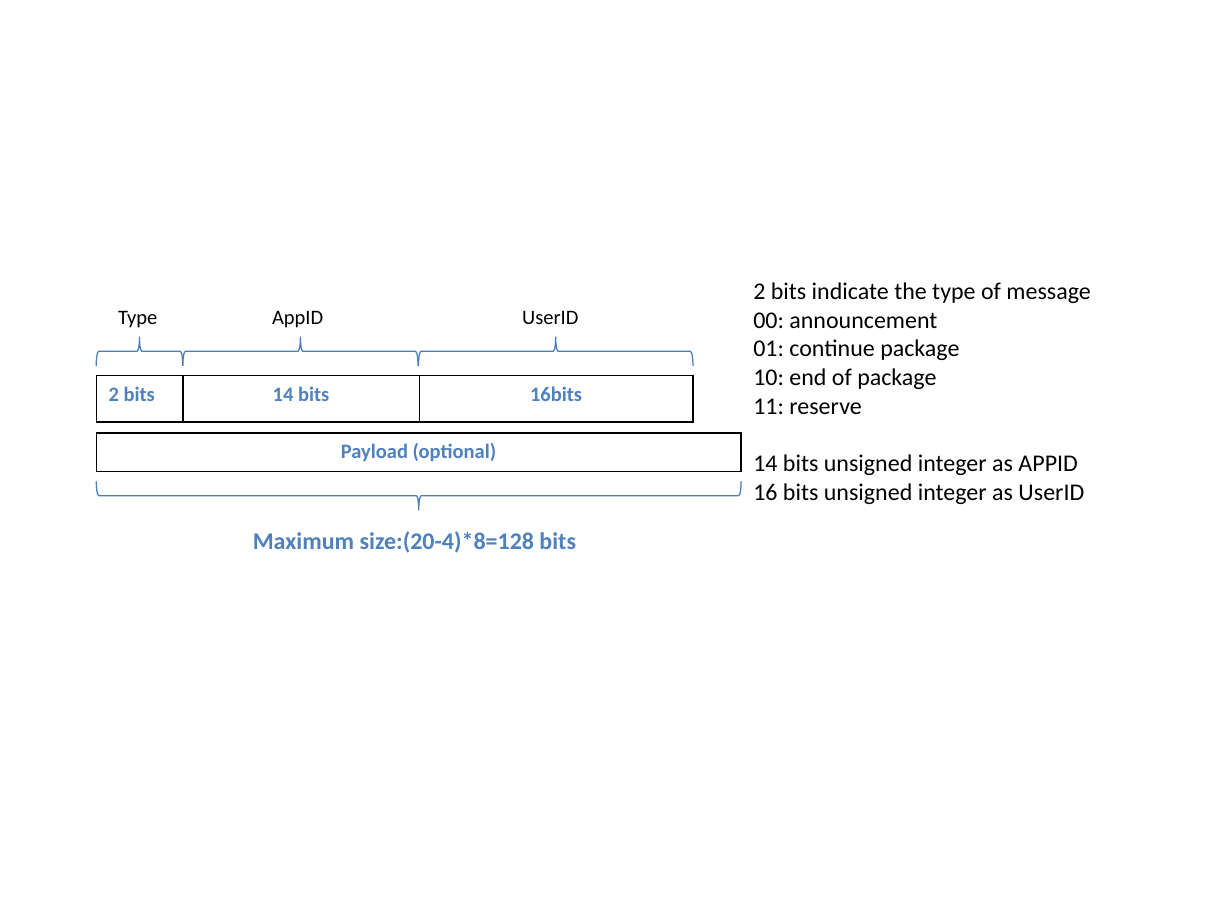
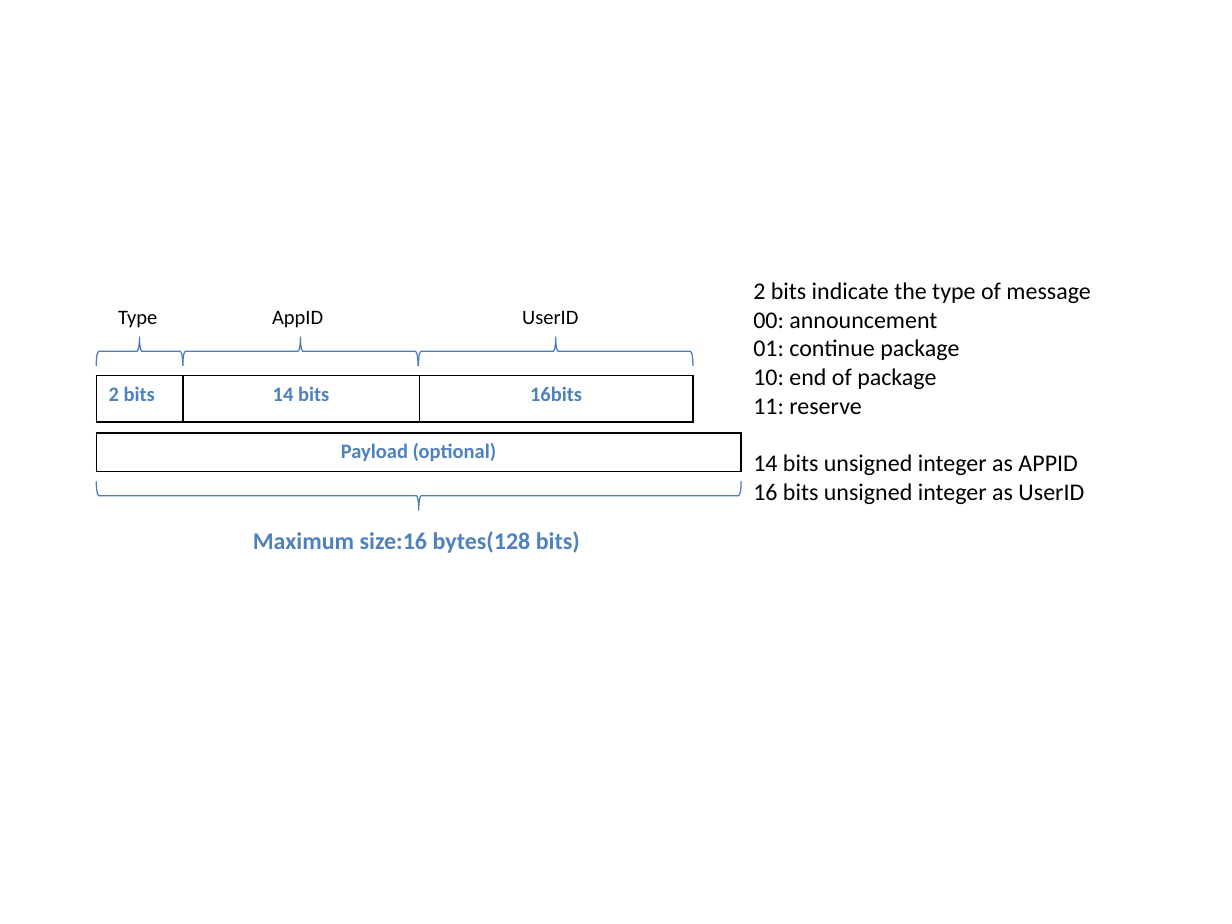
Before and after one commit to chennanoka/Thesis, a slide deck: slide 8 of ThesisImg.pptx (slide 7 before the commit). Drawn at 1232x924 pixels with LibreOffice and Linux fonts; fonts in the diff are those of the drawing. Boxes give left, top, right and bottom in pixels: in the first picture for what was removed or moved away, otherwise in the second. Text is boxed around its words. In the diff, an @@ line names an element or a change of style, - is before the commit and + after.

```diff
--- a/ThesisImg.pptx
+++ b/ThesisImg.pptx
@@ text at (x1=253, y1=531, x2=580, y2=553): text changed @@
-Maximum size:(20-4)*8=128 bits
+Maximum size:16 bytes(128 bits)
```
Also in this commit, not shown: 1 other slide changed, 1 slide added, 8 other files.
